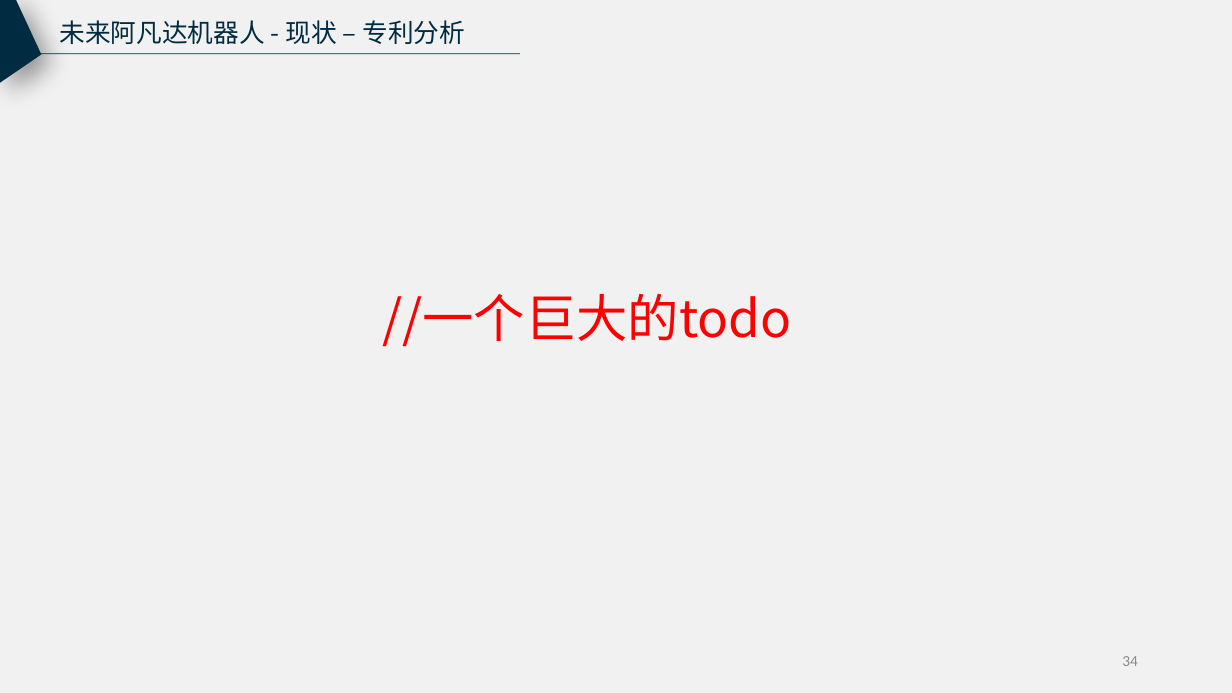
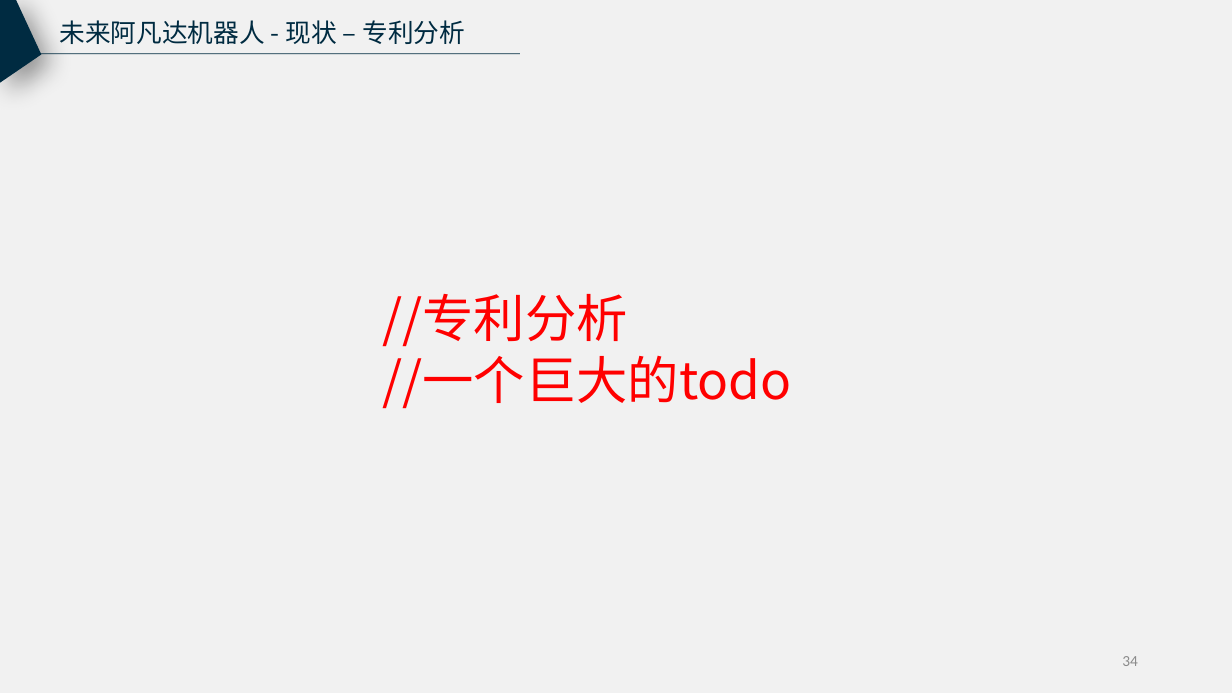
Before and after one commit to RunTimeError2/Avabot---Industry-Frontier, a slide deck: slide 34 of 未来阿凡达机器人_产业调研报告试验稿.pptx. Drawn at 1232x693 pixels with LibreOffice and Linux fonts; fonts in the diff are those of the drawing. Boxes give left, top, right and bottom in pixels: in the first picture for what was removed or moved away, otherwise in the second. Text is boxed around its words. In the diff, an @@ line names an element or a change of style, - is before the commit and + after.

```diff
--- a/未来阿凡达机器人_产业调研报告试验稿.pptx
+++ b/未来阿凡达机器人_产业调研报告试验稿.pptx
@@ text at [382, 294, 627, 347]: paragraph added @@
+//专利分析
```
Also in this commit, not shown: 2 other slides changed, 7 slides added, 4 slides removed.
